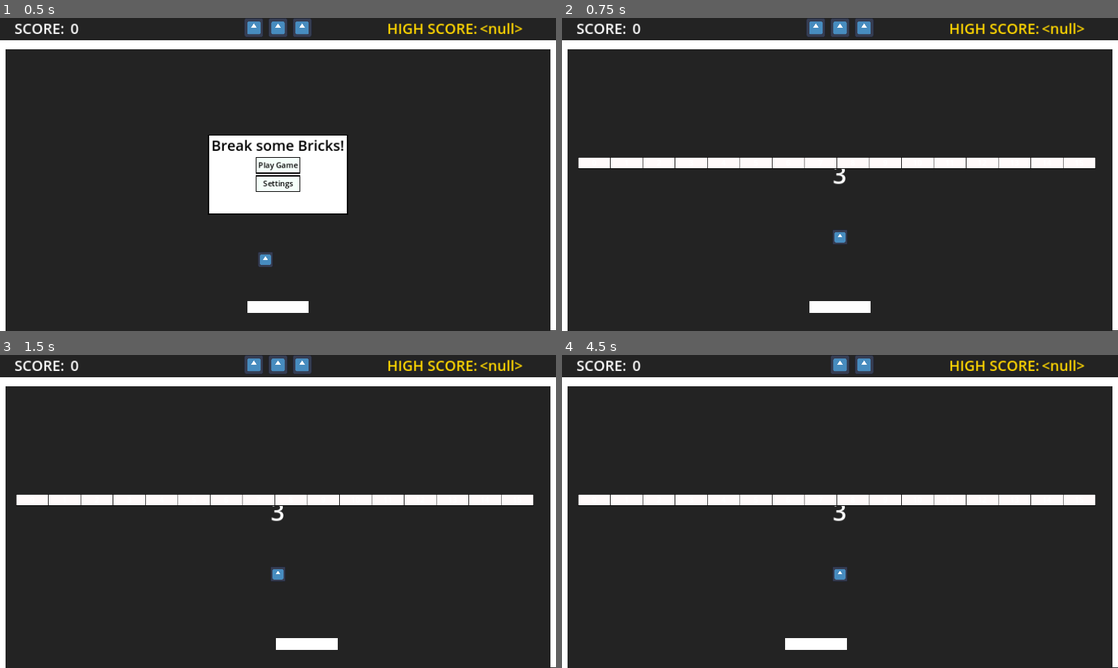
Above: before the commit, frames 1-4 (two rows, left to right).
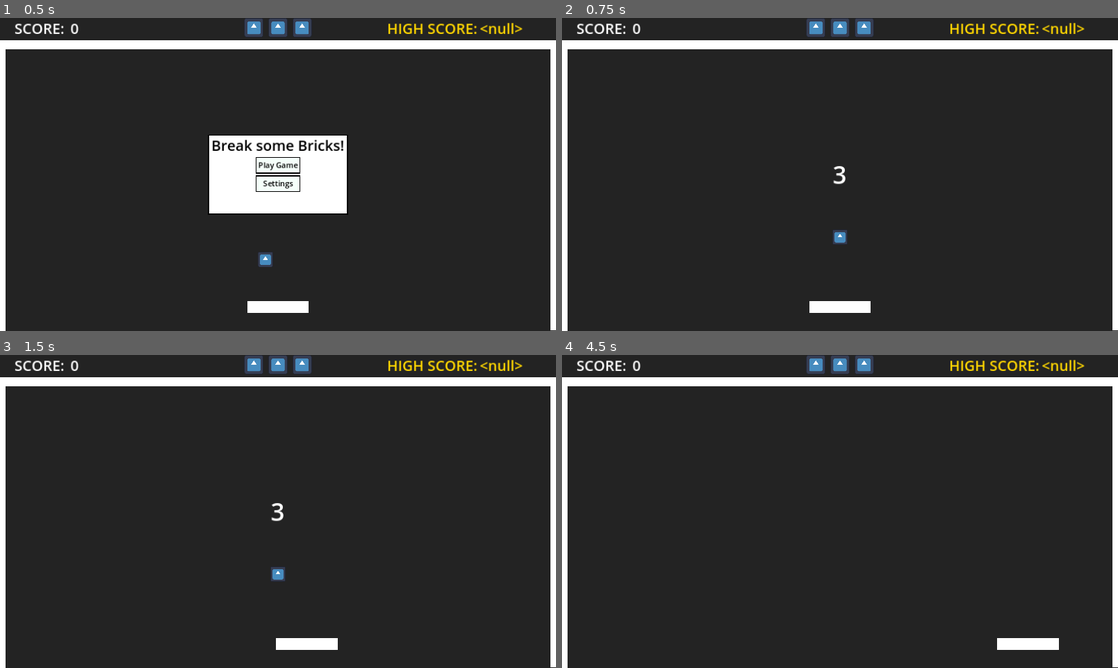
Above: after the commit, the same moments.

Repository: slipperydream/Breakout
Game: Godot game, scene res://main.tscn
Two runs of this game, one before a commit and one after it. Both use one fixed random seed, a clock stepped at 60 frames per second and the inputs below. The engine's default icon, where the game draws it, is replaced by a stand-in: a white triangle on a blue panel in a dark square.
Inputs:
- Up to frame 1 (0.5 s): no input
- Up to frame 2 (0.75 s): click "Play Game" at 0.5 s
- Up to frame 3 (1.5 s): tap Enter at 1.25 s; hold Right (right) from 1.28 s (still down)
- Up to frame 4 (4.5 s): release Right (right) at 2.03 s; hold A (left) 2.03-2.78 s; hold Right (right) 2.78-4.28 s; hold A (left) from 4.28 s (still down)

Frame 1 is identical in both runs. In frame 2, 3.3% of the frame differs, in the area x 2-96%, y 44-49%; in frame 3, 3.3%; in frame 4, 4.5%, in the area x 2-96%, y 0-95%.
Error after the commit: Parse Error: Unexpected "Identifier" in class body. (res://levels/level1.gd:1)

Commit message:
In crappy middle state trying to work new level implementation

Diff:
--- a/entities/brick.gd
+++ b/entities/brick.gd
@@ -4,23 +4,22 @@
 
 signal brick_broken
 
-@export var base_points : int = 1
+@export var points : int = 1
 @onready var main = get_tree().get_first_node_in_group("main")
-var row : int = 1
 var hp : int = 1
 
 func hit():
 	hp -= 1
 	if hp <= 0:
-		emit_signal("brick_broken", base_points * row)
+		emit_signal("brick_broken", points)
 		queue_free()
 	else:
 		var tween = create_tween()
 		tween.tween_property($Sprite2D, "modulate.a", 55, 0.3)
 		tween.tween_property($Sprite2D, "modulate.a", 255, 0.3)
 
-func start(in_row, color, pos, num):
+func start(color, pos, row, num):
 	$Sprite2D.modulate = color
-	row = in_row + 1
 	global_position = pos
+	points = row + 1
 	$Label.text = str(num)
--- a/entities/brick.tscn
+++ b/entities/brick.tscn
@@ -17,6 +17,7 @@
 shape = SubResource("RectangleShape2D_63e4e")
 
 [node name="Label" type="Label" parent="."]
+visible = false
 anchors_preset = 8
 anchor_left = 0.5
 anchor_top = 0.5
--- /dev/null
+++ b/levels/Level1.tres
@@ -0,0 +1,6 @@
+[gd_resource type="Resource" load_steps=2 format=3 uid="uid://5xn7lxsrcpq1"]
+
+[ext_resource type="Script" path="res://levels/level1.gd" id="1_vht1g"]
+
+[resource]
+script = ExtResource("1_vht1g")
--- /dev/null
+++ b/levels/Level2.tres
@@ -0,0 +1,6 @@
+[gd_resource type="Resource" load_steps=2 format=3 uid="uid://bjr2tsjexdl42"]
+
+[ext_resource type="Script" path="res://levels/level2.gd" id="1_22dry"]
+
+[resource]
+script = ExtResource("1_22dry")
--- /dev/null
+++ b/levels/Level3.tres
@@ -0,0 +1,6 @@
+[gd_resource type="Resource" load_steps=2 format=3 uid="uid://bssskmjdo40ix"]
+
+[ext_resource type="Script" path="res://levels/level3.gd" id="1_w0px5"]
+
+[resource]
+script = ExtResource("1_w0px5")
--- /dev/null
+++ b/levels/Level4.tres
@@ -0,0 +1,6 @@
+[gd_resource type="Resource" load_steps=2 format=3 uid="uid://bw5dvdjslaprl"]
+
+[ext_resource type="Script" path="res://levels/level4.gd" id="1_727g0"]
+
+[resource]
+script = ExtResource("1_727g0")
--- /dev/null
+++ b/levels/Level5.tres
@@ -0,0 +1,6 @@
+[gd_resource type="Resource" load_steps=2 format=3 uid="uid://cm7x5g12lpmnd"]
+
+[ext_resource type="Script" path="res://levels/level5.gd" id="1_6kbck"]
+
+[resource]
+script = ExtResource("1_6kbck")
--- /dev/null
+++ b/levels/Level6.tres
@@ -0,0 +1,6 @@
+[gd_resource type="Resource" load_steps=2 format=3 uid="uid://c7i0qbssr5736"]
+
+[ext_resource type="Script" path="res://levels/level6.gd" id="1_4mj5f"]
+
+[resource]
+script = ExtResource("1_4mj5f")
--- /dev/null
+++ b/levels/Level7.tres
@@ -0,0 +1,6 @@
+[gd_resource type="Resource" load_steps=2 format=3 uid="uid://ccm2j4bq5vd7n"]
+
+[ext_resource type="Script" path="res://levels/level7.gd" id="1_80dwb"]
+
+[resource]
+script = ExtResource("1_80dwb")
--- /dev/null
+++ b/levels/Level8.tres
@@ -0,0 +1,6 @@
+[gd_resource type="Resource" load_steps=2 format=3 uid="uid://cmqgyur05fycw"]
+
+[ext_resource type="Script" path="res://levels/level8.gd" id="1_q4a46"]
+
+[resource]
+script = ExtResource("1_q4a46")
--- /dev/null
+++ b/levels/Level9.tres
@@ -0,0 +1,6 @@
+[gd_resource type="Resource" load_steps=2 format=3 uid="uid://bn1yjc3w5kdts"]
+
+[ext_resource type="Script" path="res://levels/level9.gd" id="1_0ta2t"]
+
+[resource]
+script = ExtResource("1_0ta2t")
--- /dev/null
+++ b/levels/level.gd
@@ -0,0 +1,14 @@
+extends Resource
+
+class_name Level
+@export var bricks = {
+		 # 0 1 2 3 4 5 6 7 8 9 0 1 2 3 4 5
+		0:[1,0,0,0,0,0,0,0,0,0,0,0,0,0,0,0],
+		1:[1,2,0,0,0,0,0,0,0,0,0,0,0,0,0,0],
+		2:[1,2,3,0,0,0,0,0,0,0,0,0,0,0,0,0],
+		3:[1,2,3,4,0,0,0,0,0,0,0,0,0,0,0,0],
+		4:[1,2,3,4,5,0,0,0,0,0,0,0,0,0,0,0],
+		5:[1,2,3,4,5,6,0,0,0,0,0,0,0,0,0,0],
+		6:[1,2,3,4,5,6,7,0,0,0,0,0,0,0,0,0],
+		7:[1,2,3,4,5,6,7,8,0,0,0,0,0,0,0,0],
+	}
--- /dev/null
+++ b/levels/level1.gd
@@ -0,0 +1,13 @@
+extends Level
+
+bricks = {
+		 # 0 1 2 3 4 5 6 7 8 9 0 1 2 3 4 5
+		0:[0,0,0,0,0,0,0,0,0,0,0,0,0,0,0,0],
+		1:[7,7,7,7,7,7,7,7,7,7,7,7,7,7,7,7],
+		2:[0,0,0,0,0,0,0,0,0,0,0,0,0,0,0,0],
+		3:[5,5,5,5,5,5,5,5,5,5,5,5,5,5,5,5],
+		4:[0,0,0,0,0,0,0,0,0,0,0,0,0,0,0,0],
+		5:[3,3,3,3,3,3,3,3,3,3,3,3,3,3,3,3],
+		6:[0,0,0,0,0,0,0,0,0,0,0,0,0,0,0,0],
+		7:[1,1,1,1,1,1,1,1,1,1,1,1,1,1,1,1],
+	}
--- /dev/null
+++ b/levels/level2.gd
@@ -0,0 +1,14 @@
+extends Level
+
+func _ready():
+	bricks = {
+		 # 0 1 2 3 4 5 6 7 8 9 0 1 2 3 4 5
+		0:[1,0,0,0,0,0,0,0,0,0,0,0,0,0,0,0],
+		1:[1,2,0,0,0,0,0,0,0,0,0,0,0,0,0,0],
+		2:[1,2,3,0,0,0,0,0,0,0,0,0,0,0,0,0],
+		3:[1,2,3,4,0,0,0,0,0,0,0,0,0,0,0,0],
+		4:[1,2,3,4,5,0,0,0,0,0,0,0,0,0,0,0],
+		5:[1,2,3,4,5,6,0,0,0,0,0,0,0,0,0,0],
+		6:[1,2,3,4,5,6,7,0,0,0,0,0,0,0,0,0],
+		7:[1,2,3,4,5,6,7,8,0,0,0,0,0,0,0,0],
+	}
--- /dev/null
+++ b/levels/level3.gd
@@ -0,0 +1,14 @@
+extends Level
+
+func _ready():
+	bricks = {
+		 # 0 1 2 3 4 5 6 7 8 9 0 1 2 3 4 5
+		0:[8,8,8,8,8,8,8,8,8,8,8,8,8,8,8,8],
+		1:[7,7,7,7,7,7,7,7,7,7,7,7,7,7,7,7],
+		2:[6,6,6,6,6,6,6,6,6,6,6,6,6,6,6,6],
+		3:[5,5,5,5,5,5,5,5,5,5,5,5,5,5,5,5],
+		4:[4,4,4,4,4,4,4,4,4,4,4,4,4,4,4,4],
+		5:[3,3,3,3,3,3,3,3,3,3,3,3,3,3,3,3],
+		6:[2,2,2,2,2,2,2,2,2,2,2,2,2,2,2,2],
+		7:[1,1,1,1,1,1,1,1,1,1,1,1,1,1,1,1],
+	}
--- /dev/null
+++ b/levels/level4.gd
@@ -0,0 +1,14 @@
+extends Level
+
+func _ready():
+	bricks = {
+		 # 0 1 2 3 4 5 6 7 8 9 0 1 2 3 4 5
+		0:[8,0,8,0,8,0,8,0,8,0,8,0,8,0,8,0],
+		1:[7,0,7,0,7,0,7,0,7,0,7,0,7,0,7,0],
+		2:[6,0,6,0,6,0,6,0,6,0,6,0,6,0,6,0],
+		3:[5,0,5,0,5,0,5,0,5,0,5,0,5,0,5,0],
+		4:[4,0,4,0,4,0,4,0,4,0,4,0,4,0,4,0],
+		5:[3,0,3,0,3,0,3,0,3,0,3,0,3,0,3,0],
+		6:[2,0,2,0,2,0,2,0,2,0,2,0,2,0,2,0],
+		7:[1,0,1,0,1,0,1,0,1,0,1,0,1,0,1,0],
+	}
--- /dev/null
+++ b/levels/level5.gd
@@ -0,0 +1,14 @@
+extends Level
+
+func _ready():
+	bricks = {
+		 # 0 1 2 3 4 5 6 7 8 9 0 1 2 3 4 5
+		0:[8,8,8,8,8,8,8,8,8,8,8,8,8,8,8,8],
+		1:[7,0,0,0,0,0,0,0,0,0,0,0,0,0,0,7],
+		2:[6,0,6,6,6,6,6,6,6,6,6,6,6,6,0,6],
+		3:[5,0,5,0,0,0,0,5,5,0,0,0,0,5,0,5],
+		4:[4,0,4,0,0,0,0,4,4,0,0,0,0,4,0,4],
+		5:[3,0,3,3,3,3,3,3,3,3,3,3,3,3,0,3],
+		6:[2,0,0,0,0,0,0,0,0,0,0,0,0,0,0,2],
+		7:[1,1,1,1,1,1,1,1,1,1,1,1,1,1,1,1],
+	}
--- /dev/null
+++ b/levels/level6.gd
@@ -0,0 +1,14 @@
+extends Level
+
+func _ready():
+	bricks = {
+		 # 0 1 2 3 4 5 6 7 8 9 0 1 2 3 4 5
+		0:[8,0,0,0,0,0,0,0,0,0,0,0,0,0,0,8],
+		1:[7,7,0,0,0,0,0,0,0,0,0,0,0,0,7,7],
+		2:[6,6,6,0,0,0,0,0,0,0,0,0,0,6,6,6],
+		3:[5,5,5,5,0,0,0,0,0,0,0,0,5,5,5,5],
+		4:[4,4,4,4,4,0,0,0,0,0,0,4,4,4,4,4],
+		5:[3,3,3,3,3,3,0,0,0,0,3,3,3,3,3,3],
+		6:[2,2,2,2,2,2,2,0,0,2,2,2,2,2,2,2],
+		7:[1,1,1,1,1,1,1,1,1,1,1,1,1,1,1,1],
+	}
--- /dev/null
+++ b/levels/level7.gd
@@ -0,0 +1,14 @@
+extends Level
+
+func _ready():
+	bricks = {
+		 # 0 1 2 3 4 5 6 7 8 9 0 1 2 3 4 5
+		0:[8,8,8,8,8,8,8,8,8,8,8,8,8,8,8,8],
+		1:[7,7,7,7,7,7,7,0,0,7,7,7,7,7,7,7],
+		2:[6,6,6,6,6,6,0,0,0,0,6,6,6,6,6,6],
+		3:[5,5,5,5,5,0,0,0,0,0,0,5,5,5,5,5],
+		4:[4,4,4,4,0,0,0,0,0,0,0,0,4,4,4,4],
+		5:[3,3,3,0,0,0,0,0,0,0,0,0,0,3,3,3],
+		6:[2,2,0,0,0,0,0,0,0,0,0,0,0,0,2,2],
+		7:[1,0,0,0,0,0,0,0,0,0,0,0,0,0,0,1],
+	}
--- /dev/null
+++ b/levels/level8.gd
@@ -0,0 +1,14 @@
+extends Level
+
+func _ready():
+	bricks = {
+		 # 0 1 2 3 4 5 6 7 8 9 0 1 2 3 4 5
+		0:[8,0,8,0,8,0,8,0,8,0,8,0,8,0,8,0],
+		1:[0,7,0,7,0,7,0,7,0,7,0,7,0,7,0,7],
+		2:[6,0,6,0,6,0,6,0,6,0,6,0,6,0,6,0],
+		3:[0,5,0,5,0,5,0,5,0,5,0,5,0,5,0,5],
+		4:[4,0,4,0,4,0,4,0,4,0,4,0,4,0,4,0],
+		5:[0,3,0,3,0,3,0,3,0,3,0,3,0,3,0,3],
+		6:[2,0,2,0,2,0,2,0,2,0,2,0,2,0,2,0],
+		7:[0,1,0,1,0,1,0,1,0,1,0,1,0,1,0,1],
+	}
--- /dev/null
+++ b/levels/level9.gd
@@ -0,0 +1,14 @@
+extends Level
+
+func _ready():
+	bricks = {
+		 # 0 1 2 3 4 5 6 7 8 9 0 1 2 3 4 5
+		0:[0,0,0,0,0,0,0,8,0,0,0,0,0,0,0,0],
+		1:[0,0,0,0,0,0,7,7,7,0,0,0,0,0,0,0],
+		2:[0,0,0,0,0,6,6,6,6,6,0,0,0,0,0,0],
+		3:[0,0,0,0,5,5,5,5,5,5,5,0,0,0,0,0],
+		4:[0,0,0,0,4,4,4,4,4,4,4,0,0,0,0,0],
+		5:[0,0,0,0,0,3,3,3,3,3,0,0,0,0,0,0],
+		6:[0,0,0,0,0,0,2,2,2,0,0,0,0,0,0,0],
+		7:[0,0,0,0,0,0,0,1,0,0,0,0,0,0,0,0],
+	}
--- /dev/null
+++ b/levels/stage1.tres
@@ -0,0 +1,16 @@
+[gd_resource type="Resource" script_class="Level" load_steps=2 format=3 uid="uid://b1scjq8lr5kf2"]
+
+[ext_resource type="Script" path="res://levels/level.gd" id="1_a40rv"]
+
+[resource]
+script = ExtResource("1_a40rv")
+bricks = {
+0: [1, 0, 0, 0, 0, 0, 0, 0, 0, 0, 0, 0, 0, 0, 0, 0],
+1: [1, 2, 0, 0, 0, 0, 0, 0, 0, 0, 0, 0, 0, 0, 0, 0],
+2: [1, 2, 3, 0, 0, 0, 0, 0, 0, 0, 0, 0, 0, 0, 0, 0],
+3: [1, 2, 3, 4, 0, 0, 0, 0, 0, 0, 0, 0, 0, 0, 0, 0],
+4: [1, 2, 3, 4, 5, 0, 0, 0, 0, 0, 0, 0, 0, 0, 0, 0],
+5: [1, 2, 3, 4, 5, 6, 0, 0, 0, 0, 0, 0, 0, 0, 0, 0],
+6: [1, 2, 3, 4, 5, 6, 7, 0, 0, 0, 0, 0, 0, 0, 0, 0],
+7: [1, 2, 3, 4, 5, 6, 7, 8, 0, 0, 0, 0, 0, 0, 0, 0]
+}
--- a/main.gd
+++ b/main.gd
@@ -2,6 +2,7 @@
 
 signal score_changed
 signal new_game
+signal level_beat
 signal game_won
 signal game_over
 signal reset
@@ -15,10 +16,11 @@
 @onready var screen_size : Vector2 = get_viewport_rect().size
 @onready var settings = $CanvasLayer/Settings
 
+@export var levels : Array[Level]
 @export var brick_scene : PackedScene
 @export var rows : int = 5
 @export var bricks_per_row : int = 16
-@export var start_pt : Vector2 = Vector2(67,300)
+@export var start_pt : Vector2 = Vector2(67,100)
 
 var row_height : int = 24
 var brick_width : int = 67
@@ -26,7 +28,9 @@
 var max_lives : int = 3
 var lives : int = 0
 var current_state = state.WAITING
-var bricks_broken
+var current_level : int = 0
+var bricks_broken : int = 0
+var total_bricks : int = 0
 
 # Called when the node enters the scene tree for the first time.
 func _ready():
@@ -37,10 +41,16 @@
 	await get_tree().create_timer(0.5).timeout
 	var win = false
 
-	if bricks_broken >= rows * bricks_per_row:
+	if bricks_broken >= total_bricks:
 		win = true
 	if win:
-		emit_signal("game_won")
+		if current_level == levels.size() -1:
+			emit_signal("game_won")
+		else:
+			emit_signal('level_beat')
+			if current_level % 3 == 0:
+				lives += 1
+				lives = min(lives, max_lives)
 
 func reset_play():
 	emit_signal("reset")
@@ -97,41 +107,27 @@
 	reset_play()
 	emit_signal("new_game")
 	lives = max_lives
-	create_board()
+	create_board(levels[current_level])
 	current_state = state.PLAYING
 	paddle.computer_controlled = false
 
-func create_board():
+func create_board(level):
 	bricks_broken = 0
-	for row in rows:
+	total_bricks = 0
+	var new_level = load(level.resource_path)
+	for row in new_level.bricks:
+		var brick_row = level.bricks[row]
 		for num in bricks_per_row:
-			var new_brick = brick_scene.instantiate()
-			var color = get_row_color(row)
-			var pos = start_pt
-			pos.x = pos.x + (num * brick_width)
-			pos.y = pos.y - (row * row_height)
-			new_brick.start(row, color, pos, num)
-			new_brick.brick_broken.connect(self._on_brick_broken)
-			$CanvasLayer.add_child(new_brick)
-
-func get_row_color(row):
-	match row:
-		0:
-			return Color.SNOW
-		1:
-			return Color.CHOCOLATE
-		2:
-			return Color.GOLDENROD
-		3:
-			return Color.FOREST_GREEN
-		4:
-			return Color.DARK_CYAN
-		5:
-			return Color.DODGER_BLUE
-		6:
-			return Color.DARK_ORCHID
-		7:
-			return Color.MAROON
+			if brick_row[num] > 0:
+				var new_brick = brick_scene.instantiate()
+				var color = get_brick_color(brick_row[num])
+				var pos = start_pt
+				pos.x = pos.x + (num * brick_width)
+				pos.y = pos.y + (row * row_height)
+				new_brick.start(color, pos, row, num)
+				new_brick.brick_broken.connect(self._on_brick_broken)
+				$CanvasLayer.add_child(new_brick)
+				total_bricks += 1
 
 func _on_ball_lost():
 	lives -= 1
@@ -159,3 +155,22 @@
 
 func _on_ball_out_of_bounds():
 	reset_play()
+
+func get_brick_color(value):
+	match value:
+		Constants.BrickType.SNOW:
+			return Color.SNOW
+		Constants.BrickType.CHOCOLATE:
+			return Color.CHOCOLATE
+		Constants.BrickType.GOLDENROD:
+			return Color.GOLDENROD
+		Constants.BrickType.FOREST_GREEN:
+			return Color.FOREST_GREEN
+		Constants.BrickType.DARK_CYAN:
+			return Color.DARK_CYAN
+		Constants.BrickType.DODGER_BLUE:
+			return Color.DODGER_BLUE
+		Constants.BrickType.DARK_ORCHID:
+			return Color.DARK_ORCHID
+		Constants.BrickType.MAROON:
+			return Color.MAROON
--- a/main.tscn
+++ b/main.tscn
@@ -1,13 +1,22 @@
-[gd_scene load_steps=10 format=3 uid="uid://f6w17qq6ebqe"]
+[gd_scene load_steps=19 format=3 uid="uid://f6w17qq6ebqe"]
 
 [ext_resource type="Script" path="res://main.gd" id="1_frkra"]
 [ext_resource type="PackedScene" uid="uid://dcg4cvvi52kut" path="res://entities/wall.tscn" id="2_644n0"]
+[ext_resource type="Resource" uid="uid://5xn7lxsrcpq1" path="res://levels/Level1.tres" id="2_wgt6q"]
 [ext_resource type="PackedScene" uid="uid://cemk8wjips1m0" path="res://entities/brick.tscn" id="2_x2dpb"]
 [ext_resource type="PackedScene" uid="uid://cwq71p5451a1g" path="res://entities/ball.tscn" id="3_8lswj"]
+[ext_resource type="Resource" uid="uid://bjr2tsjexdl42" path="res://levels/Level2.tres" id="3_qegv4"]
+[ext_resource type="Resource" uid="uid://bssskmjdo40ix" path="res://levels/Level3.tres" id="4_fa8tk"]
+[ext_resource type="Resource" uid="uid://bw5dvdjslaprl" path="res://levels/Level4.tres" id="5_barmj"]
 [ext_resource type="PackedScene" uid="uid://dq5keub5rdyqu" path="res://ui/ui.tscn" id="5_ipaef"]
 [ext_resource type="PackedScene" uid="uid://bgokopw8g8rdh" path="res://ui/main_menu.tscn" id="6_ca54l"]
+[ext_resource type="Resource" uid="uid://cm7x5g12lpmnd" path="res://levels/Level5.tres" id="6_v17cr"]
 [ext_resource type="PackedScene" uid="uid://dsjd18st25fq5" path="res://entities/player/paddle.tscn" id="7_s3pbu"]
 [ext_resource type="PackedScene" uid="uid://ew0clqkufdnm" path="res://ui/settings.tscn" id="7_sl7wu"]
+[ext_resource type="Resource" uid="uid://c7i0qbssr5736" path="res://levels/Level6.tres" id="7_v4tcb"]
+[ext_resource type="Resource" uid="uid://ccm2j4bq5vd7n" path="res://levels/Level7.tres" id="8_srydy"]
+[ext_resource type="Resource" uid="uid://cmqgyur05fycw" path="res://levels/Level8.tres" id="9_ptlf0"]
+[ext_resource type="Resource" uid="uid://bn1yjc3w5kdts" path="res://levels/Level9.tres" id="10_ks4u4"]
 
 [sub_resource type="RectangleShape2D" id="RectangleShape2D_1nhf6"]
 size = Vector2(1285, 130)
@@ -15,6 +24,7 @@
 [node name="Main" type="Node2D"]
 process_mode = 3
 script = ExtResource("1_frkra")
+levels = Array[Resource("res://levels/level.gd")]([ExtResource("2_wgt6q"), ExtResource("3_qegv4"), ExtResource("4_fa8tk"), ExtResource("5_barmj"), ExtResource("6_v17cr"), ExtResource("7_v4tcb"), ExtResource("8_srydy"), ExtResource("9_ptlf0"), ExtResource("10_ks4u4")])
 brick_scene = ExtResource("2_x2dpb")
 rows = 1
 
--- a/project.godot
+++ b/project.godot
@@ -10,7 +10,7 @@
 
 [application]
 
-config/name="Pong"
+config/name="Breakout"
 run/main_scene="res://main.tscn"
 config/features=PackedStringArray("4.1", "Forward Plus")
 config/icon="res://icon.svg"
@@ -18,6 +18,7 @@
 [autoload]
 
 HighScoreSystem="*res://utility/high_score_system.tscn"
+BackgroundMusic="*res://sounds/background_music.tscn"
 
 [display]
 
--- /dev/null
+++ b/sounds/background_music.gd
@@ -0,0 +1,71 @@
+extends AudioStreamPlayer2D
+
+@export var song_dir : String = "res://sounds/music/"
+@export var max_volume : int = -15
+
+var current_song : AudioStreamOggVorbis
+var playlist : Array[AudioStreamOggVorbis] = []
+var default_fade_time : float = 1.25
+var loops : int = 0
+var max_loops : int = 3
+
+
+# Called when the node enters the scene tree for the first time.
+func _ready():
+	get_songs(song_dir)
+	var song = get_random_song()
+	play_song(song, default_fade_time)
+
+
+func get_songs(path):
+	var dir = DirAccess.open(path)
+	if DirAccess.get_open_error() == OK:
+		dir.list_dir_begin()
+		var file_name = dir.get_next()
+		while file_name != "":
+			if file_name.get_extension() == 'ogg':
+				var song_title = path+file_name
+				var song = load(song_title)
+				playlist.append(song)
+			file_name = dir.get_next()
+		dir.list_dir_end()
+
+func _on_finished():
+	if loops >= max_loops:
+		var song = get_random_song()
+		play_song(song, default_fade_time)
+	else:
+		play_song(current_song, default_fade_time)
+
+func fade_in(fade_time=default_fade_time):
+	if get_child_count() > 0:
+		var child = get_child(0)
+		var tween = create_tween()
+		tween.tween_property(child, "volume_db", max_volume, fade_time)
+
+func fade_out(fade_time=default_fade_time):
+	if get_child_count() > 0:
+		var child= get_child(0)
+		var tween = create_tween()
+		tween.tween_property(child, "volume_db", -80, fade_time)
+
+func get_random_song():
+	var song = playlist[randi() % playlist.size()]
+	return song
+
+func play_song(song, fade_time):
+	# TODO: Revisit this so the fading is smoother
+	current_song = song
+	loops += 1
+	fade_out(fade_time)
+	await get_tree().create_timer(fade_time).timeout
+	for child in get_children():
+		remove_child(child)
+
+	var bg_music = AudioStreamPlayer.new()
+	bg_music.bus = bus
+	bg_music.stream = load(song.resource_path)
+	bg_music.autoplay = true
+	bg_music.volume_db = -20
+	add_child(bg_music)
+	fade_in(fade_time)
--- /dev/null
+++ b/sounds/background_music.tscn
@@ -0,0 +1,9 @@
+[gd_scene load_steps=2 format=3 uid="uid://b740cxh3hx7v7"]
+
+[ext_resource type="Script" path="res://sounds/background_music.gd" id="2_5sd2m"]
+
+[node name="BackgroundMusic" type="AudioStreamPlayer2D"]
+autoplay = true
+script = ExtResource("2_5sd2m")
+
+[connection signal="finished" from="." to="." method="_on_finished"]
--- a/ui/settings.gd
+++ b/ui/settings.gd
@@ -7,7 +7,6 @@
 @onready var color_setting = $GridContainer/HBoxContainer/PaddleColor
 @onready var paddle = get_tree().get_first_node_in_group("paddle")
 @onready var sensitivity = $GridContainer/HBoxContainer3/Sensitivity
-@onready var rows = $GridContainer/HBoxContainer2/NumRows
 
 func _on_button_pressed():
 	emit_signal("settings_closed")
@@ -23,13 +22,9 @@
 	var color = color_setting.get_item_text(index)
 	emit_signal("paddle_color", color)
 
-func _on_num_rows_value_changed(value):
-	emit_signal("num_rows_updated", value)
-
 func _on_visibility_changed():
 	if visible:
 		sensitivity.value = paddle.sensitivity
 
-
 func _on_sensitivity_value_changed(value):
 	emit_signal("sensitivity_updated", value)
--- a/ui/settings.tscn
+++ b/ui/settings.tscn
@@ -113,26 +113,6 @@
 popup/item_6/text = "PURPLE"
 popup/item_6/id = 6
 
-[node name="HBoxContainer2" type="HBoxContainer" parent="GridContainer"]
-layout_mode = 2
-tooltip_text = "Does not update during play"
-alignment = 2
-
-[node name="RowsLabel" type="Label" parent="GridContainer/HBoxContainer2"]
-layout_mode = 2
-size_flags_horizontal = 3
-theme_override_colors/font_color = Color(1, 1, 1, 1)
-text = "Number of Rows:"
-horizontal_alignment = 2
-
-[node name="NumRows" type="SpinBox" parent="GridContainer/HBoxContainer2"]
-layout_mode = 2
-size_flags_horizontal = 3
-min_value = 1.0
-max_value = 8.0
-value = 1.0
-alignment = 2
-
 [node name="HBoxContainer3" type="HBoxContainer" parent="GridContainer"]
 layout_mode = 2
 alignment = 2
@@ -158,5 +138,4 @@
 [connection signal="visibility_changed" from="." to="." method="_on_visibility_changed"]
 [connection signal="pressed" from="Button" to="." method="_on_button_pressed"]
 [connection signal="item_selected" from="GridContainer/HBoxContainer/PaddleColor" to="." method="_on_paddle_color_item_selected"]
-[connection signal="value_changed" from="GridContainer/HBoxContainer2/NumRows" to="." method="_on_num_rows_value_changed"]
 [connection signal="value_changed" from="GridContainer/HBoxContainer3/Sensitivity" to="." method="_on_sensitivity_value_changed"]
--- /dev/null
+++ b/utility/constants.gd
@@ -0,0 +1,16 @@
+extends Node
+
+
+class_name Constants
+
+enum BrickType {
+	NONE,
+	SNOW,
+	CHOCOLATE,
+	GOLDENROD,
+	FOREST_GREEN,
+	DARK_CYAN,
+	DODGER_BLUE,
+	DARK_ORCHID,
+	MAROON,
+}
Not shown, added: sounds/music/DavidKBD - InterstellarPack - 01 - Interstellar.ogg.import
Not shown, added: sounds/music/DavidKBD - InterstellarPack - 02 - Plasma Storm.ogg.import
Not shown, added: sounds/music/DavidKBD - InterstellarPack - 03 - Temple of Madness (1).ogg.import
Not shown, added: sounds/music/DavidKBD - InterstellarPack - 03 - Temple of Madness.ogg.import
Not shown, added: sounds/music/DavidKBD - InterstellarPack - 04 - Horsehead Nebula.ogg.import
Not shown, added: sounds/music/DavidKBD - InterstellarPack - 05 - Forgotten Station.ogg.import
Not shown, added: sounds/music/DavidKBD - InterstellarPack - 06 - Hope on the Horizon.ogg.import
Not shown, added: sounds/music/DavidKBD - InterstellarPack - 07 - Electric Firework.ogg.import
Not shown, added: sounds/music/DavidKBD - InterstellarPack - 08 - Synth Kobra.ogg.import
Not shown, added: sounds/music/DavidKBD - InterstellarPack - 09 - Spiral of Plasma.ogg.import
Not shown, added: sounds/music/DavidKBD - InterstellarPack - 01 - Interstellar.ogg
Not shown, added: sounds/music/DavidKBD - InterstellarPack - 02 - Plasma Storm.ogg
(and 8 more such lines)
